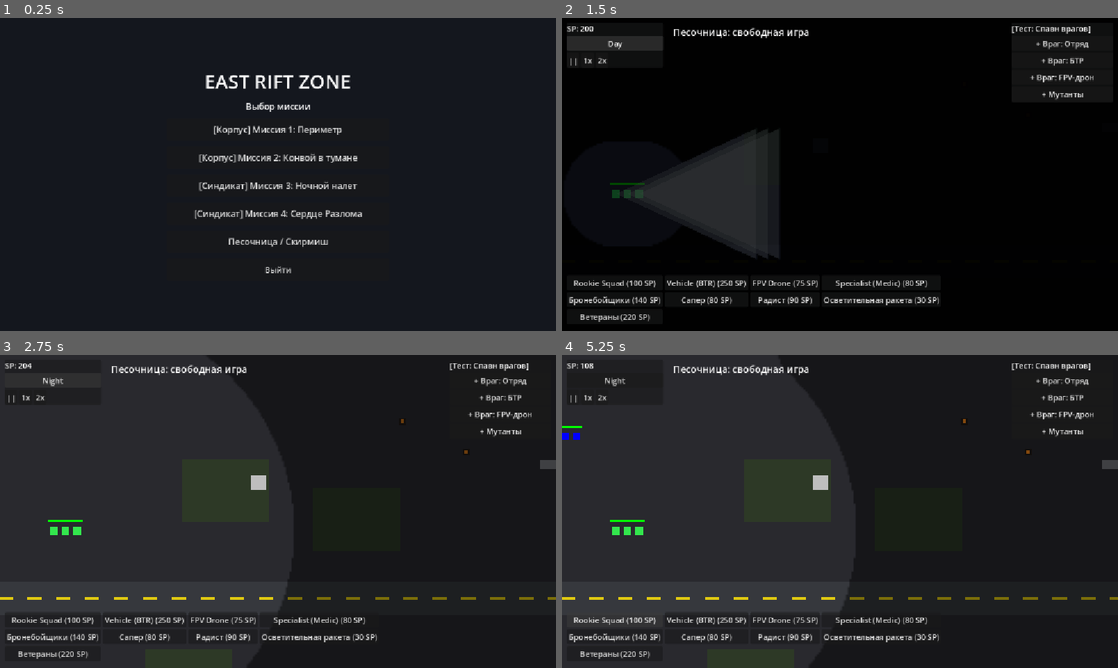
Above: before the commit, frames 1-4 (two rows, left to right).
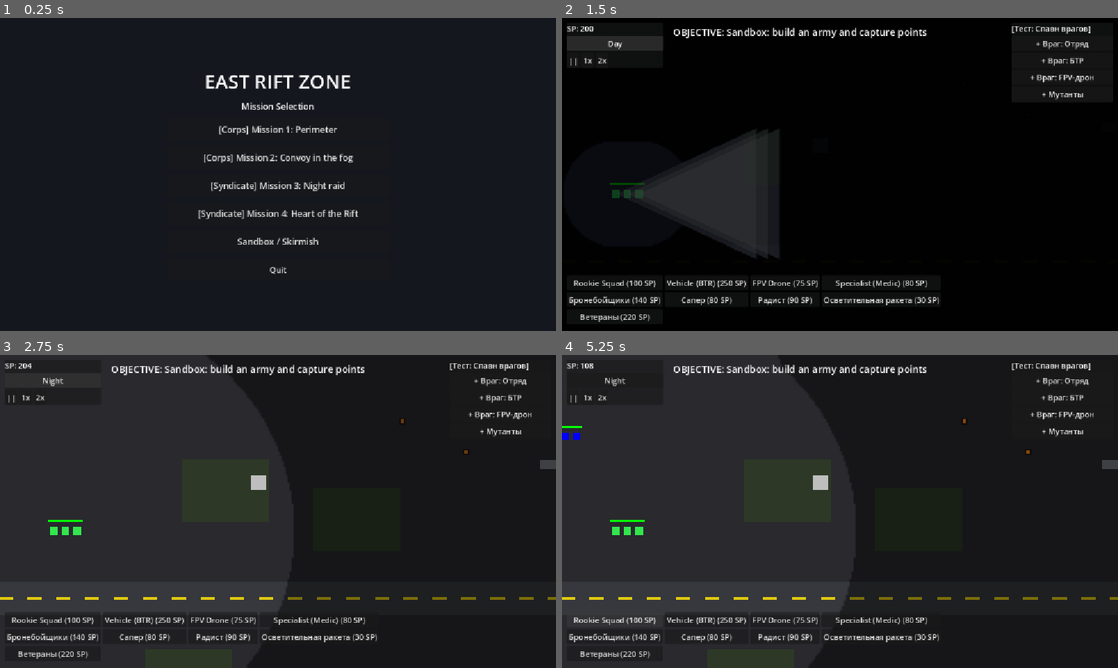
Above: after the commit, the same moments.

Repository: roflanbi4/game-zov
Game: Godot game, scene res://scenes/core/main_game.tscn
Two runs of this game, one before a commit and one after it. Both use one fixed random seed, a clock stepped at 60 frames per second and the inputs below.
Inputs (mouse positions are in pixels of both pictures, inside the frame that each line leads up to):
- Up to frame 1 (0.25 s): no input
- Up to frame 2 (1.5 s): click (840, 240) at 0.5 s, where only the run before the commit has a clickable "Песочница / Скирмиш"; click "Night" at 1.25 s
- Up to frame 3 (2.75 s): click "Day" at 2 s
- Up to frame 4 (5.25 s): click "||" at 2.75 s; click "1x" at 3.5 s; click "2x" at 4.25 s; click "Rookie Squad (100 SP)" at 5 s

The runs differ from the first frame. In frame 1, 2.1% of the frame differs, in the area x 34-66%, y 26-82%; in frame 2, 0.7%; in frame 3, 0.7%; in frame 4, 0.7%.

Commit message:
14.3-fix

Diff:
--- a/scripts/buildings/ControlPoint.gd
+++ b/scripts/buildings/ControlPoint.gd
@@ -7,6 +7,7 @@
 @export var capture_time: float = 5.0
 @export var capture_point_income: float = 5.0
 @export var spawn_position: Vector2 = Vector2(200, 400)
+
 
 var point_owner: int = Owner.NONE
 var capture_timer: float = 0.0
--- /dev/null
+++ b/scripts/core/MissionBuilder.gd
@@ -0,0 +1,232 @@
+class_name MissionBuilder
+extends RefCounted
+
+const _MUTANT_SPAWNER_SCRIPT := preload("res://scripts/ai/MutantWaveSpawner.gd")
+const _SQUAD_SCRIPT := preload("res://scripts/core/SquadController.gd")
+const _VEHICLE_SCRIPT := preload("res://scripts/units/VehicleUnit.gd")
+const _DRONE_SCRIPT := preload("res://scripts/units/DroneUnit.gd")
+const _CONTROL_POINT_SCRIPT := preload("res://scripts/buildings/ControlPoint.gd")
+
+static func _mm(parent: Node) -> MissionManager:
+	return parent.get_node_or_null("MissionManager") as MissionManager
+
+static func spawn_player_squad(parent: Node, pos: Vector2, count: int = 3) -> SquadController:
+	return _make_squad(parent, pos, false, count)
+
+static func spawn_enemy_squad(parent: Node, pos: Vector2, count: int = 3) -> SquadController:
+	return _make_squad(parent, pos, true, count)
+
+static func _make_squad(parent: Node, pos: Vector2, enemy: bool, count: int) -> SquadController:
+	var sq: SquadController = _SQUAD_SCRIPT.new()
+	sq.position = pos
+	if enemy:
+		sq.add_to_group("enemy_squads")
+	else:
+		sq.add_to_group("player_squads")
+	for i in range(count):
+		var s := Soldier.new()
+		s.name = "Soldier_" + str(i)
+		s.position = Vector2(i * 24 - 24, 0)
+		var nav := NavigationAgent2D.new()
+		nav.name = "NavigationAgent2D"
+		s.add_child(nav)
+		var cs := CollisionShape2D.new()
+		var circ := CircleShape2D.new()
+		circ.radius = 6.0
+		cs.shape = circ
+		s.add_child(cs)
+		var rect := ColorRect.new()
+		rect.size = Vector2(16, 16)
+		rect.position = Vector2(-8, -8)
+		rect.color = Color(0.8, 0.2, 0.2, 1) if enemy else Color(0.2, 0.9, 0.3, 1)
+		rect.mouse_filter = Control.MOUSE_FILTER_IGNORE
+		s.add_child(rect)
+		if enemy:
+			s.add_to_group("enemy_units")
+		else:
+			s.add_to_group("player_units")
+		sq.add_child(s)
+	parent.call_deferred("add_child", sq)
+	return sq
+static func _make_vehicle(parent: Node, pos: Vector2, enemy: bool) -> VehicleUnit:
+	var v := VehicleUnit.new()
+	v.position = pos
+	v.is_enemy = enemy
+	parent.call_deferred("add_child", v)
+	return v
+
+static func _make_drone(parent: Node, pos: Vector2, dtype: int, enemy: bool) -> DroneUnit:
+	var d := DroneUnit.new()
+	d.position = pos
+	d.drone_type = dtype
+	d.is_enemy = enemy
+	parent.call_deferred("add_child", d)
+	return d
+
+static func _make_anomaly(parent: Node, pos: Vector2, atype: int, radius: float) -> AnomalyZone:
+	var a := AnomalyZone.new()
+	a.position = pos
+	a.anomaly_type = atype
+	a.radius = radius
+	parent.call_deferred("add_child", a)
+	return a
+
+static func _make_barrel(parent: Node, pos: Vector2) -> ExplosiveProp:
+	var b := ExplosiveProp.new()
+	b.position = pos
+	b.explosion_radius = 200.0
+	b.explosion_damage = 100
+	b.hp = 50
+	parent.call_deferred("add_child", b)
+	return b
+
+static func _make_artifact(parent: Node, pos: Vector2, btype: int) -> ArtifactPickup:
+	var a := ArtifactPickup.new()
+	a.position = pos
+	a.buff_type = btype
+	parent.call_deferred("add_child", a)
+	return a
+
+static func _make_control_point(parent: Node, pos: Vector2) -> ControlPoint:
+	var cp := ControlPoint.new()
+	cp.position = pos
+	cp.capture_radius = 80.0
+	cp.capture_time = 5.0
+	parent.call_deferred("add_child", cp)
+	return cp
+
+static func _make_base(parent: Node, pos: Vector2, hp: int) -> StaticBody2D:
+	var base := StaticBody2D.new()
+	base.name = "CorpsBase"
+	base.position = pos
+	base.add_to_group("enemy_units")
+	var cs := CollisionShape2D.new()
+	var rs := RectangleShape2D.new()
+	rs.size = Vector2(140, 140)
+	cs.shape = rs
+	base.add_child(cs)
+	var rect := ColorRect.new()
+	rect.size = Vector2(140, 140)
+	rect.position = Vector2(-70, -70)
+	rect.color = Color(0.8, 0.1, 0.1, 1.0)
+	base.add_child(rect)
+	var hc := HealthComponent.new()
+	hc.name = "HealthComponent"
+	hc.max_hp = hp
+	hc.current_hp = hp
+	base.add_child(hc)
+	var mm: MissionManager = parent.get_node_or_null("MissionManager") as MissionManager
+	if mm != null:
+		hc.died.connect(mm._on_base_destroyed)
+	parent.call_deferred("add_child", base)
+	return base
+
+static func build_mission_1(parent: Node) -> void:
+	var mm := _mm(parent)
+	if mm != null:
+		mm._set_objective("M1 [Corps]: Capture 3 control points and repel 2 mutant waves")
+	spawn_player_squad(parent, Vector2(200, 400), 3)
+	_make_control_point(parent, Vector2(500, 250))
+	_make_control_point(parent, Vector2(1000, 540))
+	_make_control_point(parent, Vector2(1400, 800))
+	var spawner := MutantWaveSpawner.new()
+	spawner.name = "MutantWaveSpawner"
+	spawner.max_waves = 2
+	spawner.wave_interval = 12.0
+	spawner.spawn_points = [Vector2(1700, 200), Vector2(1700, 800)]
+	spawner.swarm_count = 5
+	spawner.brute_count = 1
+	parent.call_deferred("add_child", spawner)
+
+static func build_mission_2(parent: Node) -> Array[VehicleUnit]:
+	var mm := _mm(parent)
+	if mm != null:
+		mm._set_objective("M2 [Corps]: Escort 2 trucks to extraction zone on the right")
+	var trucks: Array[VehicleUnit] = []
+	for i in range(2):
+		var truck: VehicleUnit = _make_vehicle(parent, Vector2(200 + i * 80, 540), false)
+		truck.move_speed = 80.0
+		var hc: HealthComponent = truck.get_node_or_null("HealthComponent") as HealthComponent
+		if hc != null:
+			hc.max_hp = 400
+			hc.current_hp = 400
+		trucks.append(truck)
+	spawn_player_squad(parent, Vector2(200, 400), 4)
+	_make_anomaly(parent, Vector2(600, 300), AnomalyZone.AnomalyType.VORTEX, 140.0)
+	_make_anomaly(parent, Vector2(950, 700), AnomalyZone.AnomalyType.VORTEX, 120.0)
+	_make_anomaly(parent, Vector2(1300, 400), AnomalyZone.AnomalyType.VORTEX, 150.0)
+	_make_barrel(parent, Vector2(550, 540))
+	_make_barrel(parent, Vector2(800, 600))
+	_make_barrel(parent, Vector2(1100, 500))
+	_make_barrel(parent, Vector2(1400, 550))
+	var extract := Area2D.new()
+	extract.name = "ExtractionZone"
+	extract.position = Vector2(1750, 540)
+	var cs := CollisionShape2D.new()
+	var rs := RectangleShape2D.new()
+	rs.size = Vector2(100, 300)
+	cs.shape = rs
+	extract.add_child(cs)
+	parent.call_deferred("add_child", extract)
+	var ai := SkirmishAI.new()
+	ai.name = "SkirmishAI"
+	ai.think_interval = 10.0
+	ai.starting_resources = 200
+	parent.call_deferred("add_child", ai)
+	return trucks
+
+
+static func build_mission_3(parent: Node) -> StaticBody2D:
+	var mm := _mm(parent)
+	if mm != null:
+		mm._set_objective("M3 [Syndicate]: Night raid — destroy Corps base")
+	var hud: GameHUD = parent.get_node_or_null("GameHUD") as GameHUD
+	if hud != null:
+		hud.set_night(true)
+	_make_drone(parent, Vector2(200, 400), DroneUnit.DroneType.FPV_KAMIKAZE, false)
+	_make_drone(parent, Vector2(240, 400), DroneUnit.DroneType.FPV_KAMIKAZE, false)
+	spawn_player_squad(parent, Vector2(200, 350), 3)
+	var base: StaticBody2D = _make_base(parent, Vector2(1500, 540), 1500)
+	spawn_enemy_squad(parent, Vector2(1350, 450), 3)
+	spawn_enemy_squad(parent, Vector2(1350, 650), 3)
+	var ai := SkirmishAI.new()
+	ai.name = "SkirmishAI"
+	ai.think_interval = 12.0
+	ai.starting_resources = 300
+	parent.call_deferred("add_child", ai)
+	return base
+
+static func build_mission_4(parent: Node) -> void:
+	var mm := _mm(parent)
+	if mm != null:
+		mm._set_objective("M4 [Syndicate]: Heart of the Rift — hold the artifact point for 180 sec")
+	var cp: ControlPoint = _make_control_point(parent, Vector2(960, 540))
+	cp.capture_time = 2.0
+	_make_artifact(parent, Vector2(960, 540), ArtifactPickup.BuffType.HP)
+	spawn_player_squad(parent, Vector2(200, 400), 3)
+	var spawner := MutantWaveSpawner.new()
+	spawner.name = "MutantWaveSpawner"
+	spawner.max_waves = 999
+	spawner.wave_interval = 8.0
+	spawner.spawn_points = [Vector2(100, 100), Vector2(1820, 100), Vector2(100, 980), Vector2(1820, 980)]
+	spawner.swarm_count = 4
+	spawner.brute_count = 1
+	parent.call_deferred("add_child", spawner)
+	var ai := SkirmishAI.new()
+	ai.name = "SkirmishAI"
+	ai.think_interval = 12.0
+	ai.starting_resources = 400
+	parent.call_deferred("add_child", ai)
+
+static func build_sandbox(parent: Node) -> void:
+	var mm := _mm(parent)
+	if mm != null:
+		mm._set_objective("Sandbox: build an army and capture points")
+	spawn_player_squad(parent, Vector2(200, 400), 3)
+	_make_control_point(parent, Vector2(600, 300))
+	_make_control_point(parent, Vector2(1300, 700))
+	var ai := SkirmishAI.new()
+	ai.name = "SkirmishAI"
+	ai.think_interval = 15.0
+	ai.starting_resources = 150
+	parent.call_deferred("add_child", ai)
--- a/scripts/core/MissionManager.gd
+++ b/scripts/core/MissionManager.gd
@@ -1,8 +1,8 @@
 class_name MissionManager
 extends Node
 
-# Step 7: Менеджер миссий — меню выбора, сборка миссий, контроль победы/поражения.
-# Все миссии, враги, мутанты и меню собираются программно на базе main_game.tscn.
+# Step 7: Mission Manager - menu selection, mission construction, win/loss control.
+# All missions, enemies, mutants and menus are built programmatically based on main_game.tscn.
 
 enum Mission { NONE, M1, M2, M3, M4, SANDBOX }
 
@@ -20,11 +20,13 @@
 var _base: StaticBody2D
 var _convoy_trucks: Array[VehicleUnit] = []
 
+const _BUILDER := preload("res://scripts/core/MissionBuilder.gd")
+
 func _ready() -> void:
 	_menu = _build_menu()
 	get_tree().root.add_child(_menu)
 
-# --- Меню выбора миссий ---
+# --- Mission Manager ---
 
 func _build_menu() -> CanvasLayer:
 	var menu := CanvasLayer.new()
@@ -45,15 +47,15 @@
 	title.add_theme_font_size_override("font_size", 40)
 	vbox.add_child(title)
 	var subtitle := Label.new()
-	subtitle.text = "Выбор миссии"
+	subtitle.text = "Mission Selection"
 	subtitle.horizontal_alignment = HORIZONTAL_ALIGNMENT_CENTER
 	subtitle.add_theme_font_size_override("font_size", 18)
 	vbox.add_child(subtitle)
 	var missions: Array = [
-		[Mission.M1, "[Корпус] Миссия 1: Периметр"],
-		[Mission.M2, "[Корпус] Миссия 2: Конвой в тумане"],
-		[Mission.M3, "[Синдикат] Миссия 3: Ночной налет"],
-		[Mission.M4, "[Синдикат] Миссия 4: Сердце Разлома"],
+[Mission.M1, "[Corps] Mission 1: Perimeter"],
+[Mission.M2, "[Corps] Mission 2: Convoy in the fog"],
+[Mission.M3, "[Syndicate] Mission 3: Night raid"],
+[Mission.M4, "[Syndicate] Mission 4: Heart of the Rift"],
 	]
 	for entry in missions:
 		var btn := Button.new()
@@ -63,13 +65,13 @@
 		btn.pressed.connect(_on_mission_selected.bind(int(entry[0])))
 		vbox.add_child(btn)
 	var sandbox_btn := Button.new()
-	sandbox_btn.text = "Песочница / Скирмиш"
+	sandbox_btn.text = "Sandbox / Skirmish"
 	sandbox_btn.custom_minimum_size = Vector2(460, 46)
 	sandbox_btn.add_theme_font_size_override("font_size", 18)
 	sandbox_btn.pressed.connect(_on_mission_selected.bind(Mission.SANDBOX))
 	vbox.add_child(sandbox_btn)
 	var quit_btn := Button.new()
-	quit_btn.text = "Выйти"
+	quit_btn.text = "Quit"
 	quit_btn.custom_minimum_size = Vector2(460, 46)
 	quit_btn.pressed.connect(func() -> void: get_tree().quit())
 	vbox.add_child(quit_btn)
@@ -83,7 +85,7 @@
 	if is_instance_valid(_menu):
 		_menu.queue_free()
 		_menu = null
-# --- Запуск миссии ---
+# --- Mission launch ---
 
 func _start_mission(m: int) -> void:
 	_close_menu()
@@ -93,11 +95,11 @@
 	await get_tree().process_frame
 	_build_base()
 	match m:
-		Mission.M1: _build_mission_1()
-		Mission.M2: _build_mission_2()
-		Mission.M3: _build_mission_3()
-		Mission.M4: _build_mission_4()
-		Mission.SANDBOX: _build_sandbox()
+		Mission.M1: _BUILDER.build_mission_1(get_parent())
+		Mission.M2: _convoy_trucks = _BUILDER.build_mission_2(get_parent())
+		Mission.M3: _base = _BUILDER.build_mission_3(get_parent())
+		Mission.M4: _BUILDER.build_mission_4(get_parent())
+		Mission.SANDBOX: _BUILDER.build_sandbox(get_parent())
 		_: pass
 	var env: Node2D = preload("res://scripts/environment/ZoneEnvironment.gd").new()
 	env.z_index = 0
@@ -144,303 +146,11 @@
 func _set_objective(text: String) -> void:
 	_objective_text_override = text
 	if is_instance_valid(_objective_label):
-		_objective_label.text = "ЦЕЛЬ: " + text
-func _build_sandbox() -> void:
-	_set_objective("Песочница: постройте армию и захватите точки")
-	_make_squad(Vector2(200, 400), false, 3)
-	_make_control_point(Vector2(600, 300))
-	_make_control_point(Vector2(1300, 700))
-	var ai := SkirmishAI.new()
-	ai.name = "SkirmishAI"
-	ai.think_interval = 15.0
-	ai.starting_resources = 150
-	get_parent().call_deferred("add_child", ai)
-func _build_mission_1() -> void:
-	_set_objective("M1 [Корпус]: Захватить 3 контрольные точки и отбить 2 волны мутантов")
-	_make_squad(Vector2(200, 400), false, 3)
-	_make_control_point(Vector2(500, 250))
-	_make_control_point(Vector2(1000, 540))
-	_make_control_point(Vector2(1400, 800))
-	var spawner := MutantWaveSpawner.new()
-	spawner.name = "MutantWaveSpawner"
-	spawner.max_waves = 2
-	spawner.wave_interval = 12.0
-	spawner.spawn_points = [Vector2(1700, 200), Vector2(1700, 800)]
-	spawner.swarm_count = 5
-	spawner.brute_count = 1
-	get_parent().call_deferred("add_child", spawner)
-
-func _build_mission_2() -> void:
-	_set_objective("M2 [Корпус]: Провести 2 грузовика в зону эвакуации справа")
-	_convoy_trucks = []
-	for i in range(2):
-		var truck := _make_vehicle(Vector2(200 + i * 80, 540), false)
-		truck.move_speed = 80.0
-		var hc := truck.get_node_or_null("HealthComponent") as HealthComponent
-		if hc != null:
-			hc.max_hp = 400
-			hc.current_hp = 400
-		_convoy_trucks.append(truck)
-	_make_squad(Vector2(200, 400), false, 4)
-	_make_anomaly(Vector2(600, 300), AnomalyZone.AnomalyType.VORTEX, 140.0)
-	_make_anomaly(Vector2(950, 700), AnomalyZone.AnomalyType.VORTEX, 120.0)
-	_make_anomaly(Vector2(1300, 400), AnomalyZone.AnomalyType.VORTEX, 150.0)
-	_make_barrel(Vector2(550, 540))
-	_make_barrel(Vector2(800, 600))
-	_make_barrel(Vector2(1100, 500))
-	_make_barrel(Vector2(1400, 550))
-	var extract := Area2D.new()
-	extract.name = "ExtractionZone"
-	extract.position = Vector2(1750, 540)
-	var cs := CollisionShape2D.new()
-	var rs := RectangleShape2D.new()
-	rs.size = Vector2(100, 300)
-	cs.shape = rs
-	extract.add_child(cs)
-	get_parent().call_deferred("add_child", extract)
-	var ai := SkirmishAI.new()
-	ai.name = "SkirmishAI"
-	ai.think_interval = 10.0
-	ai.starting_resources = 200
-	get_parent().call_deferred("add_child", ai)
-func _build_mission_3() -> void:
-	_set_objective("M3 [Синдикат]: Ночной налет — уничтожить базу Корпуса")
-	var hud: GameHUD = get_parent().get_node_or_null("GameHUD") as GameHUD
-	if hud != null:
-		hud.set_night(true)
-	_make_drone(Vector2(200, 400), DroneUnit.DroneType.FPV_KAMIKAZE, false)
-	_make_drone(Vector2(240, 400), DroneUnit.DroneType.FPV_KAMIKAZE, false)
-	_make_squad(Vector2(200, 350), false, 3)
-	_base = _make_base(Vector2(1500, 540), 1500)
-	_make_squad(Vector2(1350, 450), true, 3)
-	_make_squad(Vector2(1350, 650), true, 3)
-	var ai := SkirmishAI.new()
-	ai.name = "SkirmishAI"
-	ai.think_interval = 12.0
-	ai.starting_resources = 300
-	get_parent().call_deferred("add_child", ai)
-
-func _build_mission_4() -> void:
-	_set_objective("M4 [Синдикат]: Сердце Разлома — удержать точку с артефактом 180 сек")
-	var cp := _make_control_point(Vector2(960, 540))
-	cp.capture_time = 2.0
-	_make_artifact(Vector2(960, 540), ArtifactPickup.BuffType.HP)
-	_make_squad(Vector2(200, 400), false, 3)
-	var spawner := MutantWaveSpawner.new()
-	spawner.name = "MutantWaveSpawner"
-	spawner.max_waves = 999
-	spawner.wave_interval = 8.0
-	spawner.spawn_points = [Vector2(100, 100), Vector2(1820, 100), Vector2(100, 980), Vector2(1820, 980)]
-	spawner.swarm_count = 4
-	spawner.brute_count = 1
-	get_parent().call_deferred("add_child", spawner)
-	var ai := SkirmishAI.new()
-	ai.name = "SkirmishAI"
-	ai.think_interval = 12.0
-	ai.starting_resources = 400
-	get_parent().call_deferred("add_child", ai)
-
-# --- Фабрики юнитов и объектов ---
-
-const _SQUAD_SCRIPT := preload("res://scripts/core/SquadController.gd")
-
-func _make_squad(pos: Vector2, enemy: bool, count: int = 3) -> Node2D:
-	var sq: Node2D = _SQUAD_SCRIPT.new()
-	sq.position = pos
-	if enemy:
-		sq.add_to_group("enemy_squads")
-	else:
-		sq.add_to_group("player_squads")
-	for i in range(count):
-		var s := Soldier.new()
-		s.name = "Soldier_" + str(i)
-		s.position = Vector2(i * 24 - 24, 0)
-		var nav := NavigationAgent2D.new()
-		nav.name = "NavigationAgent2D"
-		s.add_child(nav)
-		var cs := CollisionShape2D.new()
-		var circ := CircleShape2D.new()
-		circ.radius = 6.0
-		cs.shape = circ
-		s.add_child(cs)
-		var rect := ColorRect.new()
-		rect.size = Vector2(16, 16)
-		rect.position = Vector2(-8, -8)
-		rect.color = Color(0.8, 0.2, 0.2, 1) if enemy else Color(0.2, 0.9, 0.3, 1)
-		rect.mouse_filter = Control.MOUSE_FILTER_IGNORE
-		s.add_child(rect)
-		if enemy:
-			s.add_to_group("enemy_units")
-		else:
-			s.add_to_group("player_units")
-		sq.add_child(s)
-	get_parent().call_deferred("add_child", sq)
-	return sq
-
-func _make_vehicle(pos: Vector2, enemy: bool) -> VehicleUnit:
-	var v := VehicleUnit.new()
-	v.position = pos
-	v.is_enemy = enemy
-	get_parent().call_deferred("add_child", v)
-	return v
-
-func _make_drone(pos: Vector2, dtype: int, enemy: bool) -> DroneUnit:
-	var d := DroneUnit.new()
-	d.position = pos
-	d.drone_type = dtype
-	d.is_enemy = enemy
-	get_parent().call_deferred("add_child", d)
-	return d
-
-func _make_anomaly(pos: Vector2, atype: int, radius: float) -> AnomalyZone:
-	var a := AnomalyZone.new()
-	a.position = pos
-	a.anomaly_type = atype
-	a.radius = radius
-	get_parent().call_deferred("add_child", a)
-	return a
-
-func _make_barrel(pos: Vector2) -> ExplosiveProp:
-	var b := ExplosiveProp.new()
-	b.position = pos
-	b.explosion_radius = 200.0
-	b.explosion_damage = 100
-	b.hp = 50
-	get_parent().call_deferred("add_child", b)
-	return b
-
-func _make_artifact(pos: Vector2, btype: int) -> ArtifactPickup:
-	var a := ArtifactPickup.new()
-	a.position = pos
-	a.buff_type = btype
-	get_parent().call_deferred("add_child", a)
-	return a
-
-func _make_control_point(pos: Vector2) -> ControlPoint:
-	var cp := ControlPoint.new()
-	cp.position = pos
-	cp.capture_radius = 80.0
-	cp.capture_time = 5.0
-	get_parent().call_deferred("add_child", cp)
-	return cp
-
-func _make_base(pos: Vector2, hp: int) -> StaticBody2D:
-	var base := StaticBody2D.new()
-	base.name = "CorpsBase"
-	base.position = pos
-	base.add_to_group("enemy_units")
-	var cs := CollisionShape2D.new()
-	var rs := RectangleShape2D.new()
-	rs.size = Vector2(140, 140)
-	cs.shape = rs
-	base.add_child(cs)
-	var rect := ColorRect.new()
-	rect.size = Vector2(140, 140)
-	rect.position = Vector2(-70, -70)
-	rect.color = Color(0.8, 0.1, 0.1, 1.0)
-	base.add_child(rect)
-	var hc := HealthComponent.new()
-	hc.name = "HealthComponent"
-	hc.max_hp = hp
-	hc.current_hp = hp
-	base.add_child(hc)
-	hc.died.connect(_on_base_destroyed)
-	get_parent().call_deferred("add_child", base)
-	return base
+		_objective_label.text = "OBJECTIVE: " + text
 
 func _on_base_destroyed(_node: Node2D) -> void:
 	if mission == Mission.M3:
 		_finish(true)
-# --- Проверка условий победы/поражения ---
-
-func _process(delta: float) -> void:
-	if mission == Mission.NONE:
-		return
-	_elapsed += delta
-	_update_objective()
-	_check_win_lose(delta)
-
-func _update_objective() -> void:
-	if not is_instance_valid(_objective_label):
-		return
-	var text: String = _objective_text()
-	if text != "":
-		_objective_label.text = text
-
-func _objective_text() -> String:
-	match mission:
-		Mission.M1:
-			return "ЦЕЛЬ: Захват точек " + str(_captured_points()) + "/3 и отбивание 2 волн мутантов"
-		Mission.M2:
-			return "ЦЕЛЬ: Грузовиков в зоне эвакуации: " + str(_trucks_in_zone()) + "/2"
-		Mission.M3:
-			var base_dead: bool = _base == null or not is_instance_valid(_base)
-			return "ЦЕЛЬ: Уничтожить базу Корпуса" + (" — ВЫПОЛНЕНО" if base_dead else "")
-		Mission.M4:
-			var owned: bool = _center_point_owned()
-			return "ЦЕЛЬ: Удержание точки " + str(int(_hold_duration)) + "/180 сек" + ("" if owned else " (точка не удержана)")
-		Mission.SANDBOX:
-			return "Песочница: свободная игра"
-	return ""
-
-func _captured_points() -> int:
-	var c: int = 0
-	for cp in get_tree().get_nodes_in_group("control_points"):
-		if is_instance_valid(cp) and cp.point_owner == ControlPoint.Owner.PLAYER:
-			c += 1
-	return c
-
-func _trucks_in_zone() -> int:
-	var c: int = 0
-	for t in _convoy_trucks:
-		if is_instance_valid(t) and t.global_position.x > 1650.0:
-			c += 1
-	return c
-
-func _center_point_owned() -> bool:
-	for cp in get_tree().get_nodes_in_group("control_points"):
-		if is_instance_valid(cp) and cp.point_owner == ControlPoint.Owner.PLAYER:
-			return true
-	return false
-
-func _player_units_alive() -> bool:
-	if not get_tree().get_nodes_in_group("player_units").is_empty():
-		return true
-	if not get_tree().get_nodes_in_group("player_drones").is_empty():
-		return true
-	return false
-
-func _check_win_lose(delta: float) -> void:
-	if _elapsed < 3.0:
-		return
-	match mission:
-		Mission.M1:
-			var sp: MutantWaveSpawner = get_parent().get_node_or_null("MutantWaveSpawner") as MutantWaveSpawner
-			var waves_done: bool = sp != null and sp._done
-			var mutants_alive: int = 0
-			if sp != null:
-				mutants_alive = int(sp.call("alive_mutants"))
-			if _captured_points() >= 3 and waves_done and mutants_alive == 0:
-				_finish(true)
-				return
-		Mission.M2:
-			if _trucks_in_zone() >= 2:
-				_finish(true)
-				return
-		Mission.M3:
-			if _base == null or not is_instance_valid(_base):
-				_finish(true)
-				return
-		Mission.M4:
-			if _center_point_owned():
-				_hold_duration += delta
-				if _hold_duration >= 180.0:
-					_finish(true)
-					return
-		Mission.SANDBOX:
-			pass
-	if _elapsed > 2.0 and not _player_units_alive():
-		_finish(false)
 
 func _finish(won: bool) -> void:
 	if _finished:
@@ -463,13 +173,13 @@
 	vbox.add_theme_constant_override("separation", 16)
 	center.add_child(vbox)
 	var title := Label.new()
-	title.text = "ПОБЕДА!" if won else "ПОРАЖЕНИЕ"
+	title.text = "VICTORY!" if won else "DEFEAT"
 	title.horizontal_alignment = HORIZONTAL_ALIGNMENT_CENTER
 	title.add_theme_font_size_override("font_size", 48)
 	title.add_theme_color_override("font_color", Color(0.3, 1.0, 0.4) if won else Color(1.0, 0.3, 0.3))
 	vbox.add_child(title)
 	var btn := Button.new()
-	btn.text = "В меню выбора миссий"
+	btn.text = "To mission selection"
 	btn.custom_minimum_size = Vector2(300, 50)
 	btn.add_theme_font_size_override("font_size", 20)
 	btn.pressed.connect(func() -> void: get_tree().reload_current_scene())
Not shown, added: scripts/core/MissionBuilder.gd.uid
